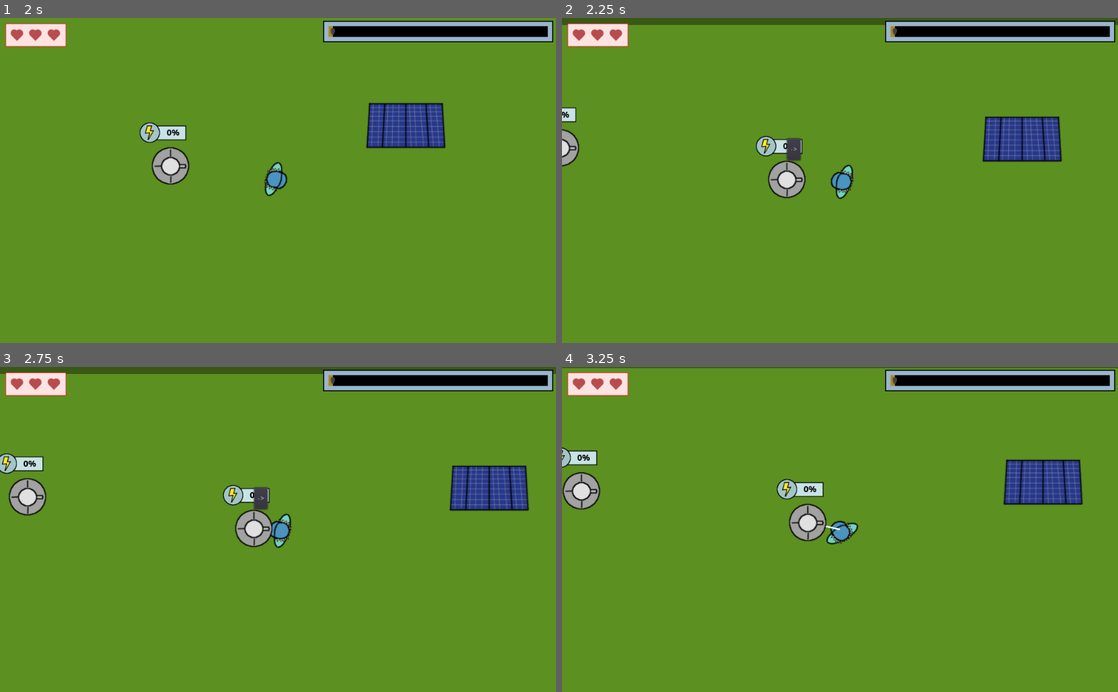
Above: before the commit, frames 1-4 (two rows, left to right).
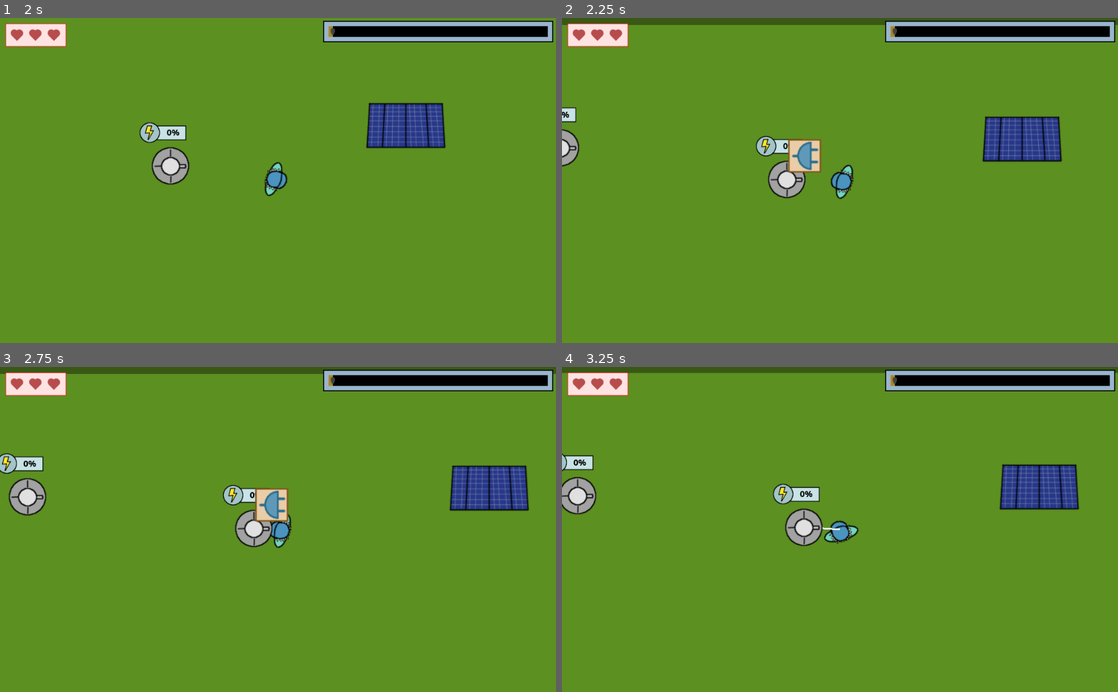
Above: after the commit, the same moments.

Repository: moisesjbc/spain-game-dev-jam-3
Game: Godot game, scene res://gameplay/main/main.tscn
Two runs of this game, one before a commit and one after it. Both use one fixed random seed, a clock stepped at 60 frames per second and the inputs below. The engine's default icon, where the game draws it, is replaced by a stand-in: a white triangle on a blue panel in a dark square.
Inputs (mouse positions are in pixels of both pictures, inside the frame that each line leads up to; where the layout moved, square brackets give the same spot in the first picture):
- Up to frame 1 (2 s): tap Enter at 0.5 s; move the mouse to (250, 245) at 0.52 s; hold Up (ui_up) from 0.53 s (still down); move the mouse to (444, 229) at 1.27 s
- Up to frame 2 (2.25 s): move the mouse to (673, 131) at 2.02 s; release Up (ui_up) at 2.03 s; hold Left (ui_left) from 2.03 s (still down)
- Up to frame 3 (2.75 s): keep holding Left (ui_left)
- Up to frame 4 (3.25 s): release Left (ui_left) at 2.75 s; click (834, 506) [823, 497] at 2.75 s

Frame 1 is identical in both runs. In frame 2, 0.6% of the frame differs, in the area x 40-47%, y 36-48%; in frame 3, 0.7%; in frame 4, 4.5%, in the area x 0-100%, y 0-56%.

Commit message:
Añade sprite de tirar cable

Diff:
--- a/godot-project/gameplay/gui/building_menu/building_menu.tscn
+++ b/godot-project/gameplay/gui/building_menu/building_menu.tscn
@@ -1,8 +1,9 @@
-[gd_scene load_steps=4 format=2]
+[gd_scene load_steps=5 format=2]
 
 [ext_resource path="res://gameplay/gui/building_menu/building_menu.gd" type="Script" id=1]
 [ext_resource path="res://gameplay/gui/building_menu/throw_cable_button.gd" type="Script" id=2]
 [ext_resource path="res://gameplay/gui/building_menu/connect_cable_button.gd" type="Script" id=3]
+[ext_resource path="res://gameplay/gui/building_menu/cable_out_button.png" type="Texture" id=4]
 
 [node name="building_menu" type="Node2D"]
 script = ExtResource( 1 )
@@ -15,25 +16,22 @@
 }
 
 [node name="container" type="HBoxContainer" parent="control"]
-margin_right = 54.0
-margin_bottom = 40.0
+margin_right = 90.0
+margin_bottom = 69.0
 __meta__ = {
 "_edit_use_anchors_": false
 }
 
-[node name="throw_cable_button" type="Button" parent="control/container"]
-margin_right = 25.0
-margin_bottom = 40.0
-text = "->"
+[node name="throw_cable_button" type="TextureButton" parent="control/container"]
+margin_right = 64.0
+margin_bottom = 64.0
+texture_normal = ExtResource( 4 )
 script = ExtResource( 2 )
-__meta__ = {
-"_edit_use_anchors_": false
-}
 
 [node name="connect_cable_button" type="Button" parent="control/container"]
-margin_left = 29.0
-margin_right = 54.0
-margin_bottom = 40.0
+margin_left = 68.0
+margin_right = 93.0
+margin_bottom = 69.0
 text = "<-"
 script = ExtResource( 3 )
 [connection signal="pressed" from="control/container/throw_cable_button" to="control/container/throw_cable_button" method="_on_throw_cable_button_pressed"]
--- a/godot-project/gameplay/gui/building_menu/throw_cable_button.gd
+++ b/godot-project/gameplay/gui/building_menu/throw_cable_button.gd
@@ -1,4 +1,4 @@
-extends Button
+extends TextureButton
 
 
 var menu
Binary file added: godot-project/gameplay/gui/building_menu/cable_out_button.png
Not shown, added: godot-project/gameplay/gui/building_menu/cable_out_button.png.import
Not shown, added: godot-project/gameplay/gui/player_actions/cable_out_button.png.import
Not shown, added: design/action_button.xcf
